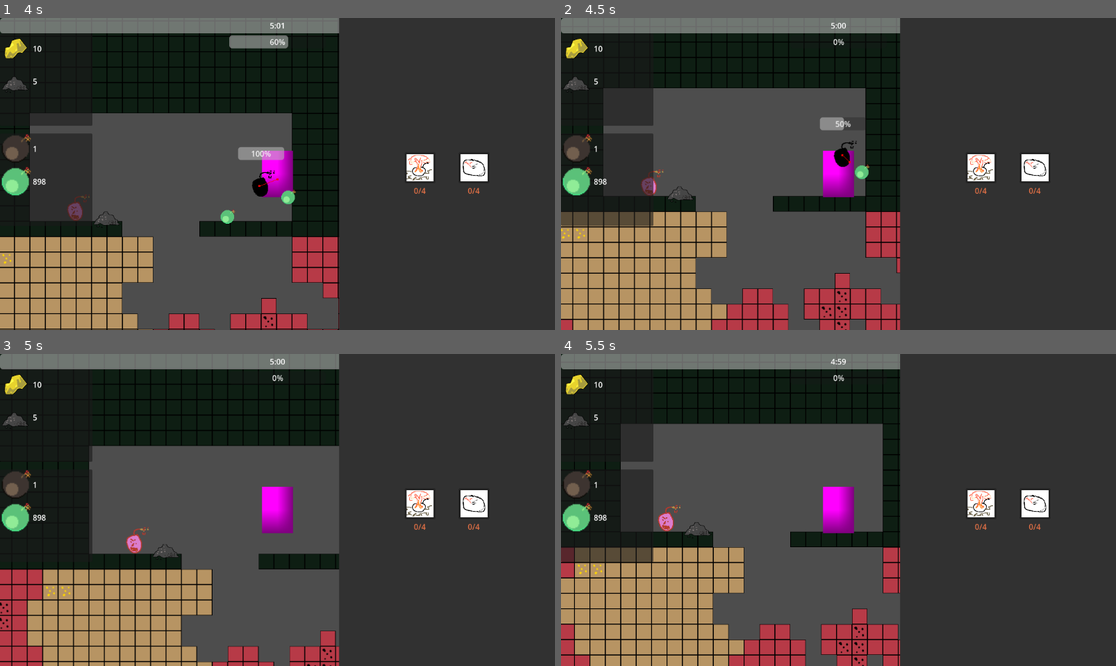
Above: before the commit, frames 1-4 (two rows, left to right).
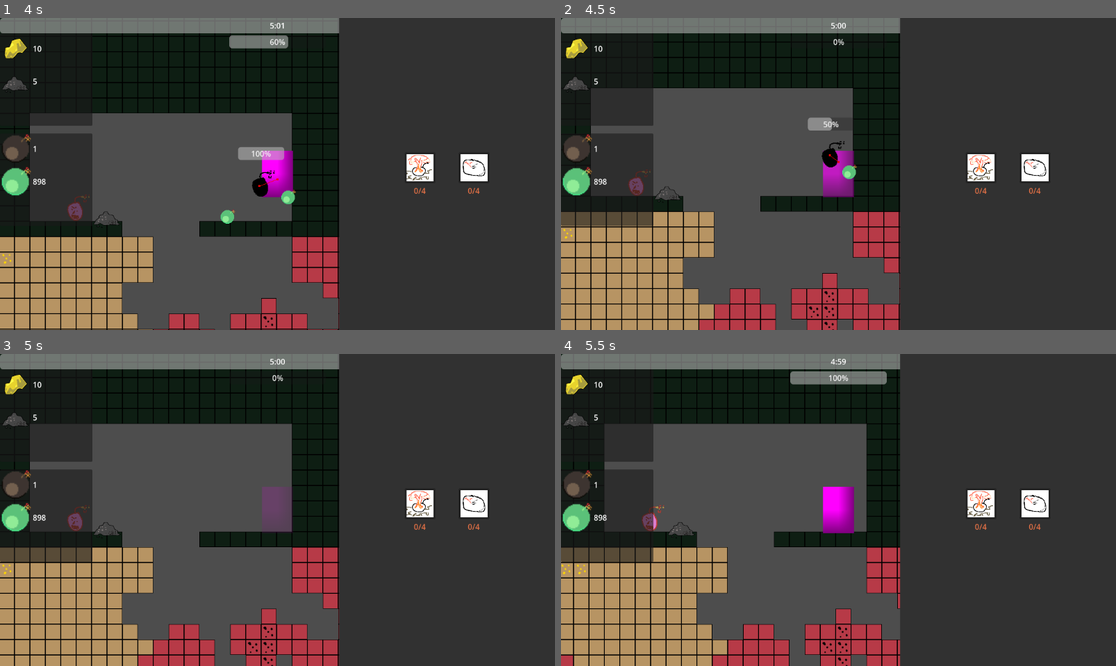
Above: after the commit, the same moments.

Repository: DevFTB/LD57
Game: Godot game, scene res://game.tscn
Same seed, same stepped clock (60 frames per second), same inputs: the game is played once before the commit and once after it.
Inputs (mouse positions are in pixels of both pictures, inside the frame that each line leads up to):
- Up to frame 1 (4 s): move the mouse to (399, 158) at 0.52 s; hold 1 (select_bomb_1) 0.53-1.28 s; hold D (move_right) 0.53-2.03 s; tap E (interact) at 0.6, 3.8 s; tap W (jump) at 0.77, 1.52, 3.02, 3.77 s; move the mouse to (166, 189) at 1.27 s; tap 1 (select_bomb_1) at 1.35 s; tap 2 (select_bomb_2) at 1.55 s; move the mouse to (333, 105) at 2.02 s; hold A (move_left) 2.03-2.78 s; hold 2 (select_bomb_2) 2.03-2.78 s; tap 3 (select_bomb_3) at 2.3, 2.85 s; move the mouse to (249, 236) at 2.77 s; hold D (move_right) from 2.78 s (still down); click (249, 236) at 3.05 s; move the mouse to (444, 220) at 3.52 s; click (444, 220) at 3.6 s
- Up to frame 2 (4.5 s): move the mouse to (672, 127) at 4.27 s; release D (move_right) at 4.28 s; hold A (move_left) from 4.28 s (still down); tap E (interact) at 4.35 s
- Up to frame 3 (5 s): keep holding A (move_left); tap W (jump) at 4.52 s; tap 1 (select_bomb_1) at 4.55 s
- Up to frame 4 (5.5 s): move the mouse to (866, 510) at 5.02 s; release A (move_left) at 5.03 s; hold D (move_right) from 5.03 s (still down); hold 1 (select_bomb_1) from 5.03 s (still down); tap 2 (select_bomb_2) at 5.3 s

Frame 1 is identical in both runs. In frame 2, 9.1% of the frame differs, in the area x 0-62%, y 4-100%; in frame 3, 26%; in frame 4, 9.6%.

Commit message:
Auto stash before merge of "music" and "origin/main"

Diff:
--- a/entities/common/health_component.gd
+++ b/entities/common/health_component.gd
@@ -19,6 +19,7 @@
 var is_dead : bool = false
 
 @onready var current_health : int = maximum_health
+
 
 func _ready() -> void:
 	set_maximum_health(maximum_health)
@@ -51,3 +52,9 @@
 		if current_health <= 0:
 			is_dead = true
 			died.emit()
+
+func reset():
+	is_invulnerable = false
+	current_health = maximum_health
+	is_dead = false
+	health_modified.emit(0, maximum_health)
--- a/entities/player/player.gd
+++ b/entities/player/player.gd
@@ -18,6 +18,7 @@
 @export var throw_force_curve: Curve
 @export var throw_strength_curve: Curve
 @export var maximum_throw_hold_time := 1.0
+
 var _holding_throw := false
 var _throw_action_held_time := 0.0
 var selected_bomb_item: Item
@@ -28,7 +29,10 @@
 
 @onready var mineral_inventory_component: InventoryComponent = $MineralInventoryComponent
 @onready var bomb_inventory_component: InventoryComponent = $BombInventoryComponent
+@onready var health_component : HealthComponent = $HealthComponent
 @onready var bomb_cooldown: Timer = $BombCooldown
+@onready var spawn_location : Vector2 = global_position
+@onready var animation = $AnimationPlayer
 
 func _ready() -> void:
 	var inv := bomb_inventory_component.inventory
@@ -37,37 +41,49 @@
 		var items := inv.get_items()
 		selected_bomb_item = items.front()
 
+	#connect signals
+	if health_component:
+		health_component.died.connect(_on_death)
+
+	#set spawn location
+
+func _process(delta):
+	if not health_component.is_dead:
+		super._process(delta)
 
 func _physics_process(delta: float) -> void:
+
 	super._physics_process(delta)
 	current_depth = calculate_depth(global_position.y)
 
 	if Input.is_action_just_pressed("interact"):
 		interacted.emit()
 
-
-	if Input.is_action_just_pressed("select_bomb_1"):
-		switch_selected_bomb(0)
-	if Input.is_action_just_pressed("select_bomb_2"):
-		switch_selected_bomb(1)
-	if Input.is_action_just_pressed("select_bomb_3"):
-		switch_selected_bomb(2)
-
-	if Input.is_action_just_pressed("throw"):
-		if can_throw == true:
-			initiate_throw()
-
-	if _holding_throw:
-		_throw_action_held_time += delta
-
-		if Input.is_action_just_released("throw"):
-			var strength := throw_strength_curve.sample_baked(_throw_action_held_time)
-			_on_throw_release(strength)
-
-		if _throw_action_held_time > maximum_throw_hold_time:
-			_on_throw_release(1.0)
+	if not health_component.is_dead:
+		if Input.is_action_just_pressed("interact"):
+			interacted.emit()
 
 
+		if Input.is_action_just_pressed("select_bomb_1"):
+			switch_selected_bomb(0)
+		if Input.is_action_just_pressed("select_bomb_2"):
+			switch_selected_bomb(1)
+		if Input.is_action_just_pressed("select_bomb_3"):
+			switch_selected_bomb(2)
+
+		if Input.is_action_just_pressed("throw"):
+			if can_throw == true:
+				initiate_throw()
+
+		if _holding_throw:
+			_throw_action_held_time += delta
+
+			if Input.is_action_just_released("throw"):
+				var strength := throw_strength_curve.sample_baked(_throw_action_held_time)
+				_on_throw_release(strength)
+
+			if _throw_action_held_time > maximum_throw_hold_time:
+				_on_throw_release(1.0)
 
 func switch_selected_bomb(index: int) -> void:
 	var items := bomb_inventory_component.inventory.get_items()
@@ -123,3 +139,18 @@
 
 func _on_bomb_cooldown_timeout():
 	can_throw = true
+
+func _on_death():
+	health_component.is_invulnerable = true
+	#drop all resources
+	animation.play("death") #plays death animation and resets the player when it is done.
+
+
+
+func _on_animation_player_animation_finished(anim_name):
+	if anim_name == "death":
+		health_component.reset()
+		animation.play("RESET")
+		velocity = Vector2.ZERO
+		global_position = spawn_location
+	pass # Replace with function body.
--- a/entities/player/player.tscn
+++ b/entities/player/player.tscn
@@ -35,6 +35,66 @@
 gradient = SubResource("Gradient_8fjmc")
 width = 112
 height = 24
+
+[sub_resource type="Animation" id="Animation_26q78"]
+length = 0.001
+tracks/0/type = "value"
+tracks/0/imported = false
+tracks/0/enabled = true
+tracks/0/path = NodePath(".:self_modulate")
+tracks/0/interp = 1
+tracks/0/loop_wrap = true
+tracks/0/keys = {
+"times": PackedFloat32Array(0),
+"transitions": PackedFloat32Array(1),
+"update": 0,
+"values": [Color(1, 1, 1, 1)]
+}
+tracks/1/type = "value"
+tracks/1/imported = false
+tracks/1/enabled = true
+tracks/1/path = NodePath("Sprite2D:self_modulate")
+tracks/1/interp = 1
+tracks/1/loop_wrap = true
+tracks/1/keys = {
+"times": PackedFloat32Array(0),
+"transitions": PackedFloat32Array(1),
+"update": 0,
+"values": [Color(1, 1, 1, 1)]
+}
+
+[sub_resource type="Animation" id="Animation_qiwj3"]
+resource_name = "death"
+tracks/0/type = "value"
+tracks/0/imported = false
+tracks/0/enabled = true
+tracks/0/path = NodePath(".:self_modulate")
+tracks/0/interp = 1
+tracks/0/loop_wrap = true
+tracks/0/keys = {
+"times": PackedFloat32Array(0, 1),
+"transitions": PackedFloat32Array(1, 1),
+"update": 0,
+"values": [Color(1, 1, 1, 1), Color(1, 1, 1, 0)]
+}
+tracks/1/type = "value"
+tracks/1/imported = false
+tracks/1/enabled = true
+tracks/1/path = NodePath("Sprite2D:self_modulate")
+tracks/1/interp = 1
+tracks/1/loop_wrap = true
+tracks/1/keys = {
+"times": PackedFloat32Array(0, 1),
+"transitions": PackedFloat32Array(1, 1),
+"update": 0,
+"values": [Color(1, 1, 1, 1), Color(1, 1, 1, 0)]
+}
+
+[sub_resource type="AnimationLibrary" id="AnimationLibrary_bectd"]
+_data = {
+&"RESET": SubResource("Animation_26q78"),
+&"death": SubResource("Animation_qiwj3")
+}
 
 [node name="Player" type="CharacterBody2D"]
 collision_layer = 2
@@ -83,4 +143,10 @@
 script = ExtResource("7_qiwj3")
 player = NodePath("..")
 
+[node name="AnimationPlayer" type="AnimationPlayer" parent="."]
+libraries = {
+&"": SubResource("AnimationLibrary_bectd")
+}
+
 [connection signal="timeout" from="BombCooldown" to="." method="_on_bomb_cooldown_timeout"]
+[connection signal="animation_finished" from="AnimationPlayer" to="." method="_on_animation_player_animation_finished"]
--- a/game.tscn
+++ b/game.tscn
@@ -19,7 +19,7 @@
 [ext_resource type="PackedScene" uid="uid://df3b6w0eshfhw" path="res://ui/upgrade/upgrade_button.tscn" id="9_215e1"]
 [ext_resource type="Script" uid="uid://1x04lpb258os" path="res://world/detectors/player_detector_area_2d.gd" id="9_rvswv"]
 [ext_resource type="PackedScene" uid="uid://bkh5wheo7tg4h" path="res://entities/item/item_entity.tscn" id="11_hb5m1"]
-[ext_resource type="Script" uid="uid://b37gaxh31ri3k" path="res://depth._label.gd" id="12_e36ub"]
+[ext_resource type="Script" path="res://systems/depth_label.gd" id="12_e36ub"]
 [ext_resource type="PackedScene" uid="uid://787nmru65xmp" path="res://ui/health/health_bar.tscn" id="14_215e1"]
 [ext_resource type="Script" uid="uid://b3r1glubcsdwt" path="res://ui/upgrade/upgrade_gui.gd" id="14_e8heu"]
 
--- a/project.godot
+++ b/project.godot
@@ -13,6 +13,10 @@
 config/name="LD57"
 run/main_scene="uid://dwd1eadkk13on"
 config/features=PackedStringArray("4.4", "Forward Plus")
+
+[audio]
+
+buses/default_bus_layout="res://systems/music_sfx/default_bus_layout.tres"
 
 [global_group]
 
--- /dev/null
+++ b/systems/music_sfx/default_bus_layout.tres
@@ -0,0 +1,9 @@
+[gd_resource type="AudioBusLayout" load_steps=0 format=3 uid="uid://ktxyn4sbn8h7"]
+
+[resource]
+bus/1/name = &"Music"
+bus/1/solo = false
+bus/1/mute = false
+bus/1/bypass_fx = false
+bus/1/volume_db = 0.0
+bus/1/send = &"Master"
--- a/systems/music_sfx/music.tscn
+++ b/systems/music_sfx/music.tscn
@@ -1,15 +1,21 @@
-[gd_scene load_steps=2 format=3 uid="uid://dfb6tk3jaqp55"]
+[gd_scene load_steps=5 format=3 uid="uid://dfb6tk3jaqp55"]
 
 [ext_resource type="Script" uid="uid://bvlixr8kl6y2q" path="res://systems/music_sfx/music.gd" id="1_y31cj"]
+[ext_resource type="AudioStream" uid="uid://dfeygp074ku3e" path="res://systems/music_sfx/files/BOMBOCLAT1.wav" id="2_gubim"]
+[ext_resource type="AudioStream" uid="uid://bi1mtpu73p3xw" path="res://systems/music_sfx/files/BOMBOCLAT2.wav" id="3_qo2mo"]
+[ext_resource type="AudioStream" uid="uid://dfi270s63t7ek" path="res://systems/music_sfx/files/BOMBOCLAT3.wav" id="4_n06wh"]
 
 [node name="Music" type="Node2D"]
 script = ExtResource("1_y31cj")
 
 [node name="Depth1" type="AudioStreamPlayer2D" parent="."]
+stream = ExtResource("2_gubim")
 bus = &"Music"
 
 [node name="Depth2" type="AudioStreamPlayer2D" parent="."]
+stream = ExtResource("3_qo2mo")
 bus = &"Music"
 
 [node name="Depth3" type="AudioStreamPlayer2D" parent="."]
+stream = ExtResource("4_n06wh")
 bus = &"Music"
Not shown: 1 places in default_bus_layout.tres that only renumber resources
Not shown: 1 places in entities/player/player.tscn that only renumber resources
Renamed: depth._label.gd -> systems/depth_label.gd
Renamed: depth._label.gd.uid -> systems/depth_label.gd.uid
Not shown, added: systems/music_sfx/files/BOMBOCLAT1.wav.import
Not shown, added: systems/music_sfx/files/BOMBOCLAT2.wav.import
Not shown, added: systems/music_sfx/files/BOMBOCLAT3.wav.import
Not shown, added: systems/music_sfx/files/BOMBOCLAT1.wav
Not shown, added: systems/music_sfx/files/BOMBOCLAT2.wav
Not shown, added: systems/music_sfx/files/BOMBOCLAT3.wav
